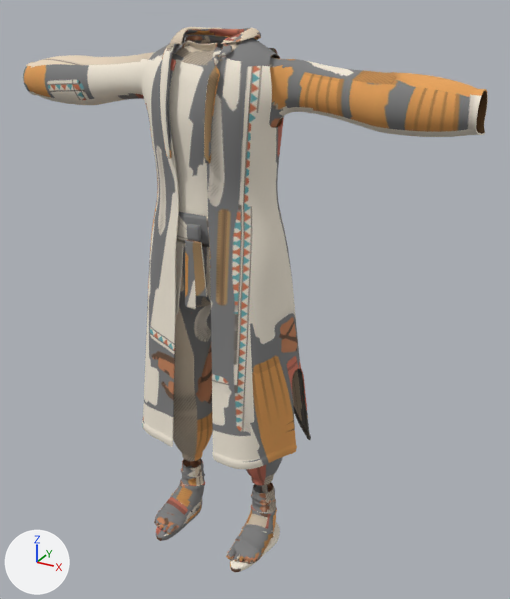
The glTF model data/characters/traveller-v2/outfits/salt-pilgrim/salt-pilgrim.glb: old version first, new version second.
Both versions are drawn from a 50 mm camera at (0.972, -1.544, 1.598) aimed at (0.073, 0.089, 0.781). Arrows for +X, +Y and +Z are at lower left; the lights stay in place. The picture after the commit comes second. Vertices at exactly the same position are counted once.

Objects in the first picture: 'Hood', 'PilgrimTrousers', 'Robe', 'Sandals', 'Sash', 'Soles', 'Tunic'.
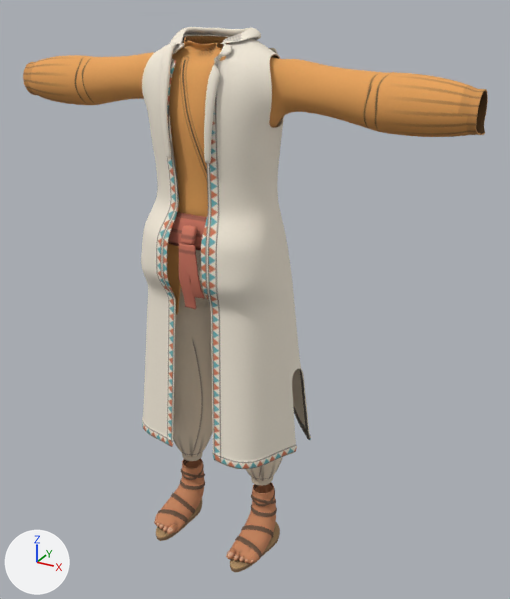
Location of each change, (x1, y1, x2, y2) in pixels of the pictures (510 x 599 px; the box of a moved part takes in the faces that stretch with it):
'Robe', reshaped: before (142, 35, 311, 469); after (141, 35, 311, 469)
'Sash', reshaped: before (177, 212, 209, 309); after (168, 212, 207, 309)
part 1 of me_hood, surface changed: (160, 27, 277, 164) in both
part 2 of me_pilgrimtrousers, surface changed (lighter): before (173, 243, 282, 486); after (173, 250, 282, 486)
part 3 of me_robe, moved or reshaped: before (148, 191, 289, 318); after (141, 190, 289, 318)
part 4 of me_robe, surface changed (lighter): (142, 35, 311, 469) in both
part 5 of me_sandals, surface changed: (155, 458, 277, 564) in both
part 6 of me_sash, moved or reshaped: before (177, 212, 209, 308); after (168, 212, 207, 308)
part 7 of me_soles, surface changed: (154, 499, 280, 572) in both
part 8 of me_tunic, built on: before (180, 243, 184, 281)
part 9 of me_tunic, surface changed: (23, 36, 487, 315) in both

Diff of the bpy script that builds the scene:
```diff
--- a/data/characters/traveller-v2/outfits/salt-pilgrim/salt-pilgrim.glb.py
+++ b/data/characters/traveller-v2/outfits/salt-pilgrim/salt-pilgrim.glb.py
@@ me_hood @@
 me_hood.from_pydata(...)  # 1679 vertices, 3264 faces; spans x -0.14..0.14, y -0.125..0.185, z 1.119..1.512
+# me_hood part 1: texture (UV) coordinates of 3264 of 3264 faces, centred in x -0.136..0.138, y -0.124..0.184, z 1.125..1.512, changed; they spanned u 0.02..0.99, v 0.0..0.96 and now span u 0.0..0.99, v 0.01..0.96
 me_hood.materials.append(mat_outfit_salt_pilgrim)
@@ me_pilgrimtrousers @@
 me_pilgrimtrousers.from_pydata(...)  # 1899 vertices, 3696 faces; spans x -0.203..0.203, y -0.081..0.12, z 0.206..1.086
+# me_pilgrimtrousers part 2: 3472 kept faces spanning x -0.203..0.203, y -0.081..0.12, z 0.206..1.086 get new texture (UV) coordinates
 me_pilgrimtrousers.materials.append(mat_outfit_salt_pilgrim)
@@ me_robe @@
-me_robe.from_pydata(...)  # 8302 vertices, 16072 faces; spans x -0.266..0.271, y -0.152..0.239, z 0.369..1.493
+me_robe.from_pydata(...)  # 8302 vertices, 16072 faces; spans x -0.266..0.271, y -0.156..0.239, z 0.369..1.493
+# me_robe part 3: 790 of 8302 vertices moved; they spanned x -0.205..0.211, y -0.12..0.011, z 0.831..1.231 and now span x -0.205..0.211, y -0.156..0.01, z 0.832..1.388; mean shift (0.0, -0.024, 0.001); largest move (-0.079, -0.109, 0.895) -> (-0.081, -0.088, 1.388)
+# me_robe part 4: 13306 kept faces spanning x -0.266..0.271, y -0.156..0.239, z 0.369..1.493 get new texture (UV) coordinates
+# other edits to the shape of me_robe do not show in these pictures
 me_robe.materials.append(mat_outfit_salt_pilgrim)
@@ me_sandals @@
 me_sandals.from_pydata(...)  # 1785 vertices, 3502 faces; spans x -0.193..0.193, y -0.127..0.078, z 0.017..0.178
+# me_sandals part 5: texture (UV) coordinates of 3334 of 3502 faces, centred in x -0.192..0.192, y -0.127..0.077, z 0.018..0.178, changed; they spanned u 0.0..0.99, v 0.0..0.96 and now span u 0.0..0.99, v 0.01..0.96
 me_sandals.materials.append(mat_outfit_salt_pilgrim)
@@ me_sash @@
-me_sash.from_pydata(...)  # 1294 vertices, 2576 faces; spans x -0.171..0.171, y -0.12..0.128, z 0.818..1.072
+me_sash.from_pydata(...)  # 1294 vertices, 2576 faces; spans x -0.171..0.171, y -0.149..0.128, z 0.818..1.072
+# me_sash part 6: 907 of 1294 vertices moved; they spanned x -0.171..0.171, y -0.12..0.015, z 0.85..1.072 and now span x -0.171..0.171, y -0.149..0.014, z 0.85..1.072; mean shift (0.0, -0.022, 0.0); largest move (-0.018, -0.114, 0.975) -> (-0.018, -0.144, 0.975)
 me_sash.materials.append(mat_outfit_salt_pilgrim)
@@ me_soles @@
 me_soles.from_pydata(...)  # 564 vertices, 1080 faces; spans x -0.196..0.196, y -0.161..0.081, z 0.0..0.04
+# me_soles part 7: 1080 kept faces spanning x -0.196..0.196, y -0.161..0.081, z 0.0..0.04 get new texture (UV) coordinates
 me_soles.materials.append(mat_outfit_salt_pilgrim)
@@ me_tunic @@
-me_tunic.from_pydata(...)  # 9995 vertices, 19627 faces; spans x -0.651..0.66, y -0.107..0.147, z 0.779..1.491
+me_tunic.from_pydata(...)  # 10079 vertices, 19757 faces; spans x -0.651..0.66, y -0.107..0.147, z 0.779..1.491
+# me_tunic part 8: 19 vertices removed from x -0.055..0.055, y -0.09..-0.079, z 0.883..0.987; 103 vertices added at x -0.075..0.075, y -0.095..-0.075, z 0.852..1.015
+# me_tunic part 9: 18290 kept faces spanning x -0.651..0.66, y -0.107..0.147, z 0.779..1.491 get new texture (UV) coordinates
 me_tunic.materials.append(mat_outfit_salt_pilgrim)
```
